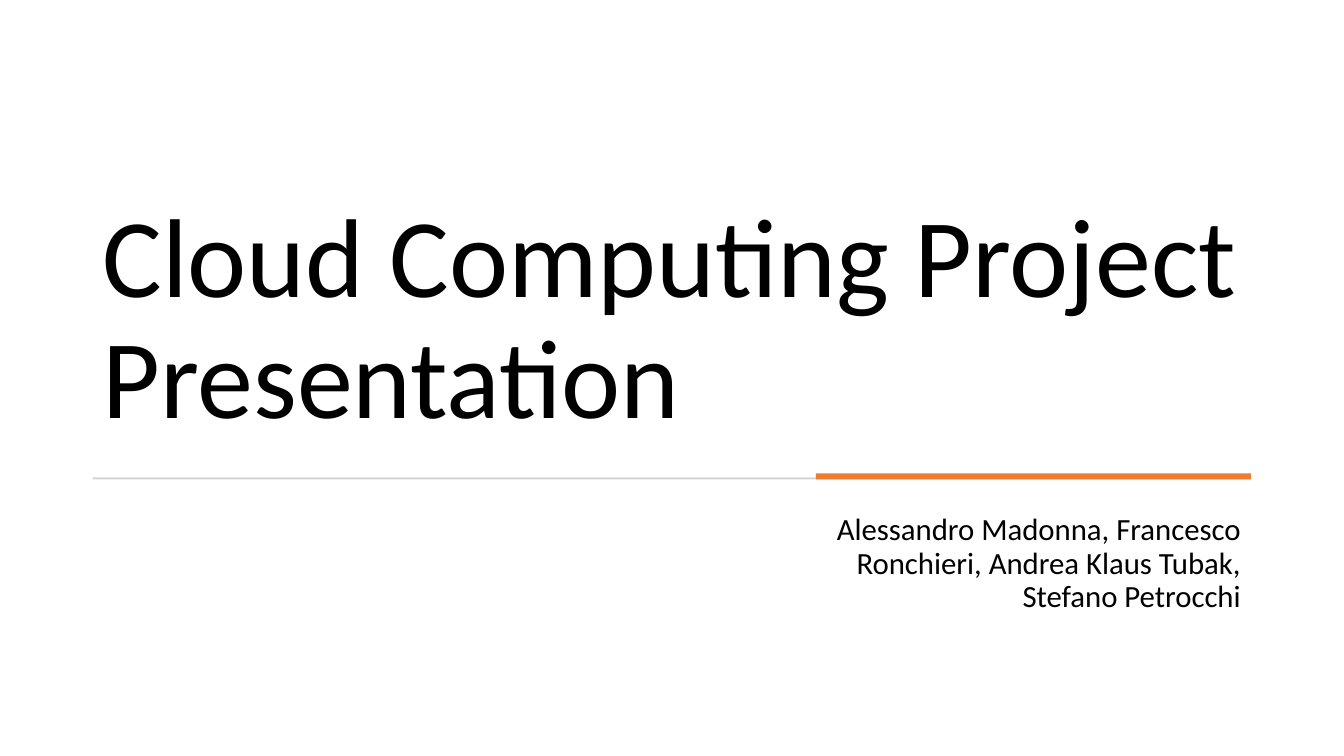
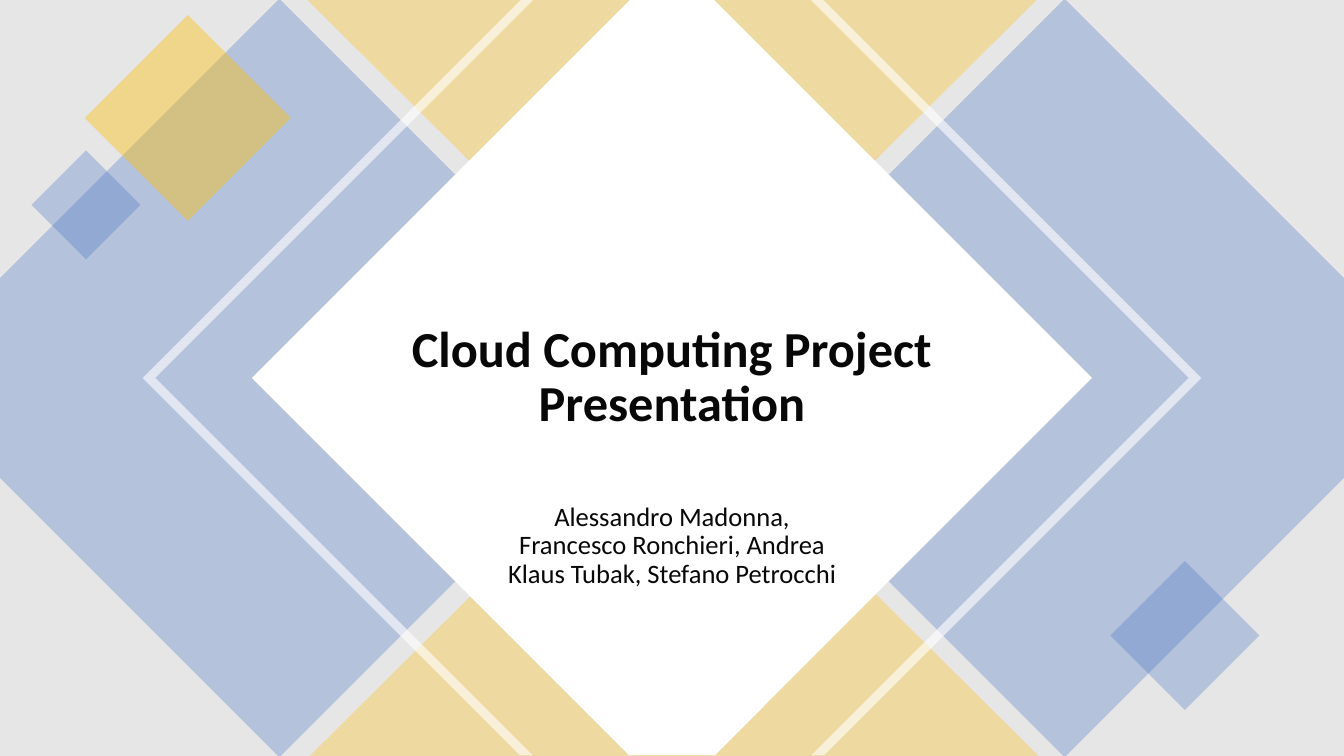
Before and after one commit to unipi-fr/CloudProgramming, a slide deck: slide 1 of Presentazione/CCPresentation.pptx. Drawn at 1344x756 pixels with LibreOffice and Linux fonts; fonts in the diff are those of the drawing. Boxes give left, top, right and bottom in pixels: in the first picture for what was removed or moved away, otherwise in the second. Text is boxed around its words. In the diff, an @@ line names an element or a change of style, - is before the commit and + after.

```diff
--- a/Presentazione/CCPresentation.pptx
+++ b/Presentazione/CCPresentation.pptx
@@ rectangle added at [0, 0, 1344, 756], fill #E7E6E6 @@
@@ freeform shape added at [0, 0, 659, 756], fill #4472C4 at 30% opacity @@
@@ rectangle added at [85, 15, 290, 221], fill #FFC000 at 40% opacity @@
@@ freeform shape added at [142, 0, 1202, 756], fill #FFFFFF at 60% opacity @@
@@ freeform shape added at [252, 0, 1092, 756], fill #FFFFFF @@
@@ triangle added at [308, 0, 1036, 362], fill #FFC000 at 30% opacity @@
@@ freeform shape added at [685, 0, 1344, 756], fill #4472C4 at 30% opacity @@
@@ rectangle added at [31, 150, 141, 260], fill #4472C4 at 30% opacity @@
@@ title "Cloud Computing Project Presentation": place and size @@
-title "Cloud Computing Project Presentation" at [102, 219, 1236, 419]
+title "Cloud Computing Project Presentation" at [412, 331, 932, 422]
@@ title "Cloud Computing Project Presentation" at [412, 331, 932, 422]: size 80 to 36 pt, text colour #000000 to #080808, bold on; alignment left to centre; vertical alignment bottom to middle @@
@@ triangle added at [310, 394, 1038, 756], fill #FFC000 at 30% opacity @@
@@ rectangle removed at [93, 478, 1251, 480] @@
@@ rectangle removed at [816, 474, 1251, 480] @@
@@ subtitle "Alessandro Madonna, Francesco Ronchieri, Andrea ...": place and size @@
-subtitle "Alessandro Madonna, Francesco Ronchieri, Andrea ..." at [837, 518, 1241, 608]
+subtitle "Alessandro Madonna, Francesco Ronchieri, Andrea ..." at [508, 507, 835, 586]
@@ subtitle "Alessandro Madonna, Francesco Ronchieri, Andrea ..." at [508, 507, 835, 586]: size 22 to 19 pt, text colour #000000 to #080808; alignment right to centre @@
@@ rectangle added at [1110, 561, 1260, 711], fill #4472C4 at 30% opacity @@
```
Also in this commit, not shown: 3 other slides changed, 2 slides added, 3 slides removed, 6 other files.
